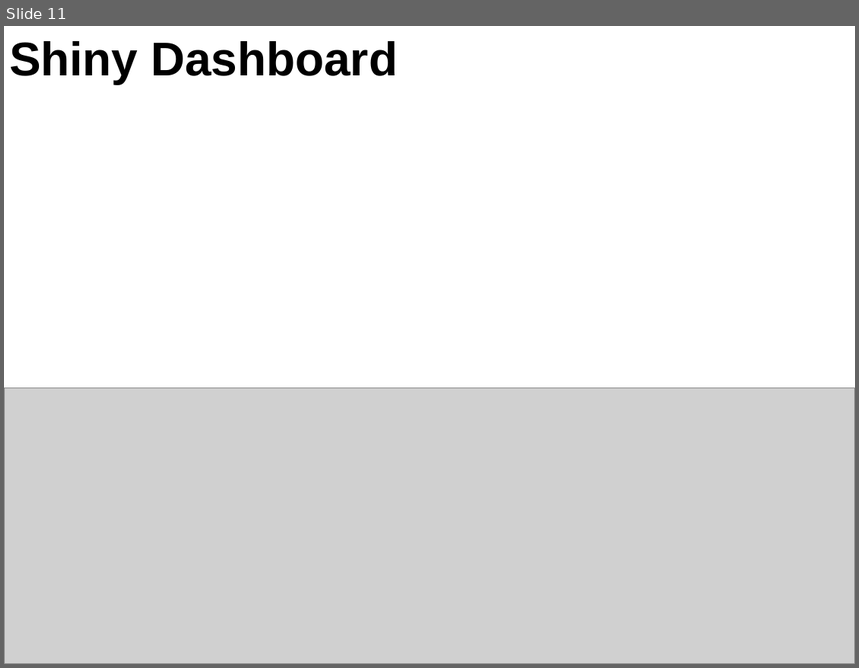
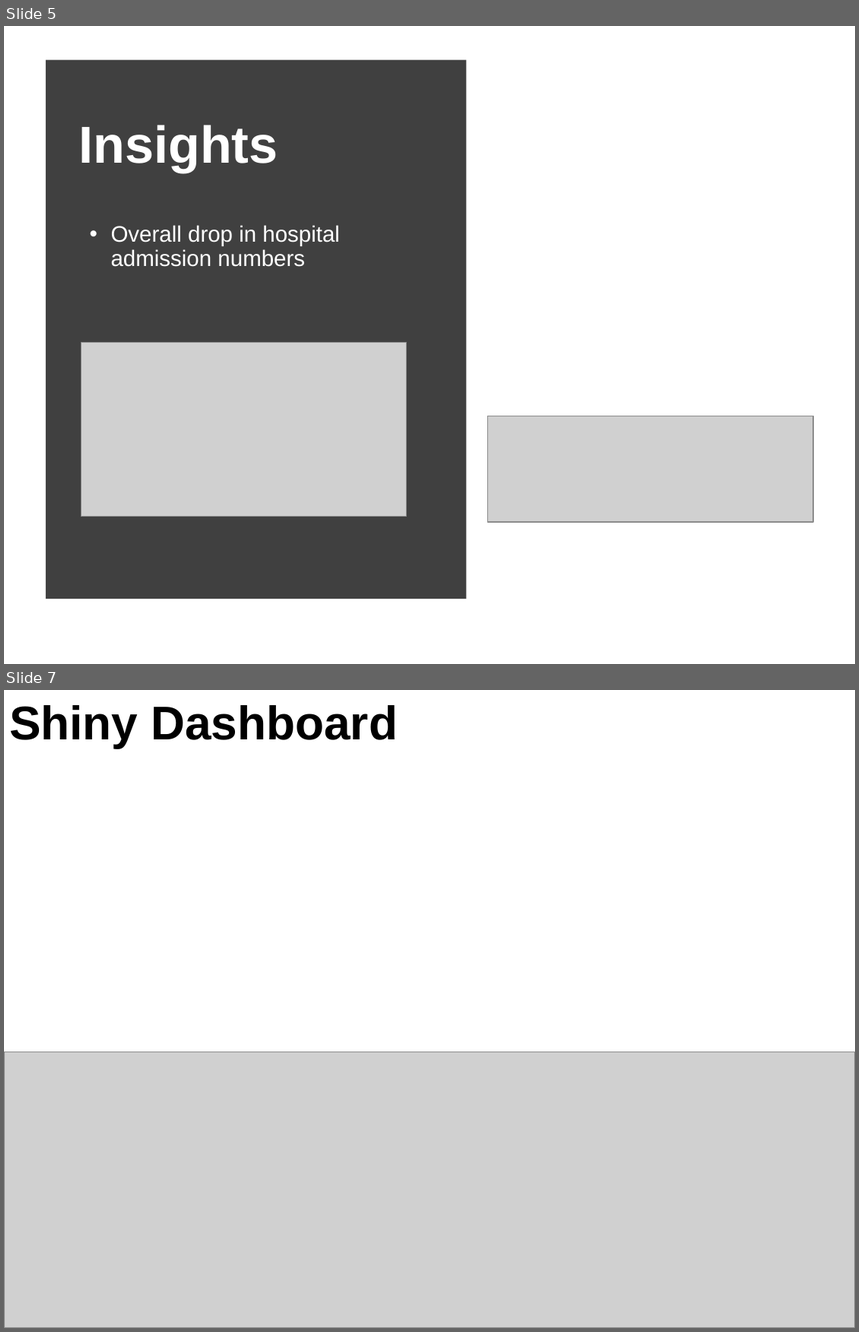
Before and after one commit to RMorton24/phs_group_project, a slide deck: Final Powerpoint presentation for 12.08.22.pptx. Shown one above the other, each under a label of ours: slide 11 before the commit, slides 5 and 7 after it; the slides between them are not shown. The pictures are 859x668 and 859x1332 pixels, drawn with LibreOffice and Linux fonts; fonts in the diff are those of the drawing; grey boxes stand for pictures. Boxes give left, top, right and bottom in pixels: in the first picture for what was removed or moved away, otherwise in the second. Text is boxed around its words. In the diff, an @@ line names an element or a change of style, - is before the commit and + after.

```diff
--- a/Final Powerpoint presentation for 12.08.22.pptx
+++ b/Final Powerpoint presentation for 12.08.22.pptx
@@ slide 5 added at [4,26,855,664], background #FFFFFF @@
@@ rectangle added at [46,60,466,600], fill #404040 @@
@@ title added at [79,125,278,173], 44 pt, text #FFFFFF, bold @@
+Insights
@@ text added at [111,225,340,267], 19 pt, text #FFFFFF @@
+• Overall drop in hospital admission numbers
@@ picture added at [82,343,408,517] @@
@@ picture added at [487,417,813,522] @@
@@ what was slide 11 is now slide 7 @@
```
Also in this commit, not shown: 4 slides changed, 2 other slides added, 2 slides removed, 2 other files.
